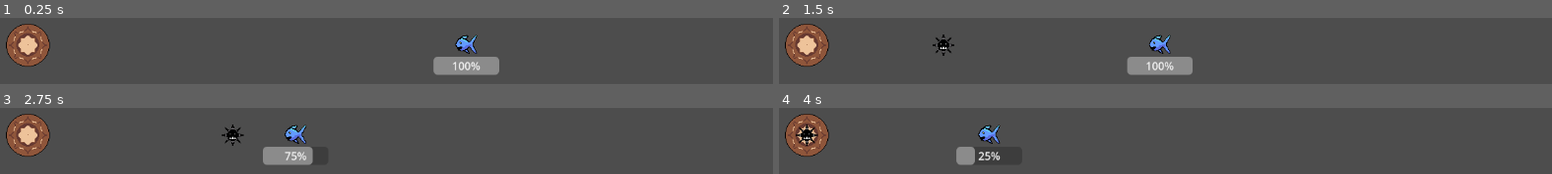
Above: before the commit, frames 1-4 (two rows, left to right).
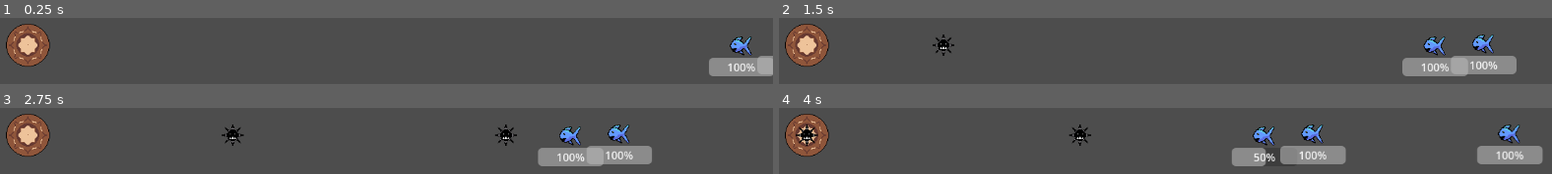
Above: after the commit, the same moments.

Repository: macmist/godot-game
Game: Godot game, scene res://Assets/Scenes/main.tscn
Same seed, same stepped clock (60 frames per second), same inputs: the game is played once before the commit and once after it.
Inputs:
- Up to frame 1 (0.25 s): no input
- Up to frame 2 (1.5 s): no input
- Up to frame 3 (2.75 s): no input
- Up to frame 4 (4 s): no input

The runs differ from the first frame. In frame 1, 5.7% of the frame differs, in the area x 56-100%, y 26-89%; in frame 2, 8.0%; in frame 3, 7.8%; in frame 4, 9.2%, in the area x 22-99%, y 25-89%.

Commit message:
feat: spawning multiple types of fishes

Diff:
--- /dev/null
+++ b/Assets/Scenes/big_fish.tscn
@@ -0,0 +1,29 @@
+[gd_scene load_steps=4 format=3 uid="uid://dv40brg3w8yhg"]
+
+[ext_resource type="Script" path="res://Assets/Scripts/fish.gd" id="1_0hcdu"]
+[ext_resource type="Texture2D" uid="uid://cmj7o563gh32i" path="res://Assets/Images/Fish.png" id="2_lgw1p"]
+
+[sub_resource type="CapsuleShape2D" id="CapsuleShape2D_iyk58"]
+height = 24.0
+
+[node name="BigFish" type="CharacterBody2D"]
+script = ExtResource("1_0hcdu")
+speed = -50.0
+health = 200.0
+
+[node name="Fish" type="Sprite2D" parent="."]
+scale = Vector2(2, 2)
+texture = ExtResource("2_lgw1p")
+
+[node name="CollisionShape2D" type="CollisionShape2D" parent="."]
+position = Vector2(-4, 0)
+rotation = 1.5708
+scale = Vector2(2, 2)
+shape = SubResource("CapsuleShape2D_iyk58")
+
+[node name="HealthBar" type="ProgressBar" parent="."]
+unique_name_in_owner = true
+offset_left = -48.0
+offset_top = 24.0
+offset_right = 48.0
+offset_bottom = 51.0
--- a/Assets/Scenes/fish.tscn
+++ b/Assets/Scenes/fish.tscn
@@ -19,7 +19,7 @@
 
 [node name="HealthBar" type="ProgressBar" parent="."]
 unique_name_in_owner = true
-offset_left = -48.0
+offset_left = -47.0
 offset_top = 18.0
-offset_right = 48.0
+offset_right = 49.0
 offset_bottom = 45.0
--- a/Assets/Scenes/main.tscn
+++ b/Assets/Scenes/main.tscn
@@ -1,13 +1,20 @@
-[gd_scene load_steps=3 format=3 uid="uid://bcrumdffnv42y"]
+[gd_scene load_steps=5 format=3 uid="uid://bcrumdffnv42y"]
 
 [ext_resource type="PackedScene" uid="uid://co3ynvlxmm6tb" path="res://Assets/Scenes/fish.tscn" id="1_msv38"]
 [ext_resource type="PackedScene" uid="uid://f8fa6b5crkbx" path="res://Assets/Scenes/Tower.tscn" id="2_efg45"]
+[ext_resource type="Script" path="res://Assets/Scripts/spawner.gd" id="3_d1gso"]
+[ext_resource type="PackedScene" uid="uid://dv40brg3w8yhg" path="res://Assets/Scenes/big_fish.tscn" id="4_motp3"]
 
 [node name="Node2D" type="Node2D"]
 position = Vector2(0, 1)
 
 [node name="Fish" parent="." instance=ExtResource("1_msv38")]
-position = Vector2(728, 190)
+position = Vector2(1130, 192)
 
 [node name="Tower" parent="." instance=ExtResource("2_efg45")]
 position = Vector2(61, 191)
+
+[node name="Spawner" type="Marker2D" parent="."]
+position = Vector2(1201, 189)
+script = ExtResource("3_d1gso")
+items = Array[PackedScene]([ExtResource("4_motp3"), ExtResource("1_msv38")])
--- /dev/null
+++ b/Assets/Scripts/spawner.gd
@@ -0,0 +1,17 @@
+extends Marker2D
+
+@export var spawn_interval_min:float = 2.0
+@export var spawn_interval_max:float = 3.0
+
+@export var items: Array[PackedScene] = []
+
+
+func _ready() -> void:
+	spawn_something()
+
+
+func spawn_something():
+	var FISH = items.pick_random()
+	var new_fish = FISH.instantiate()
+	add_child(new_fish)
+	get_tree().create_timer(randf_range(spawn_interval_min, spawn_interval_max)).timeout.connect(spawn_something)
